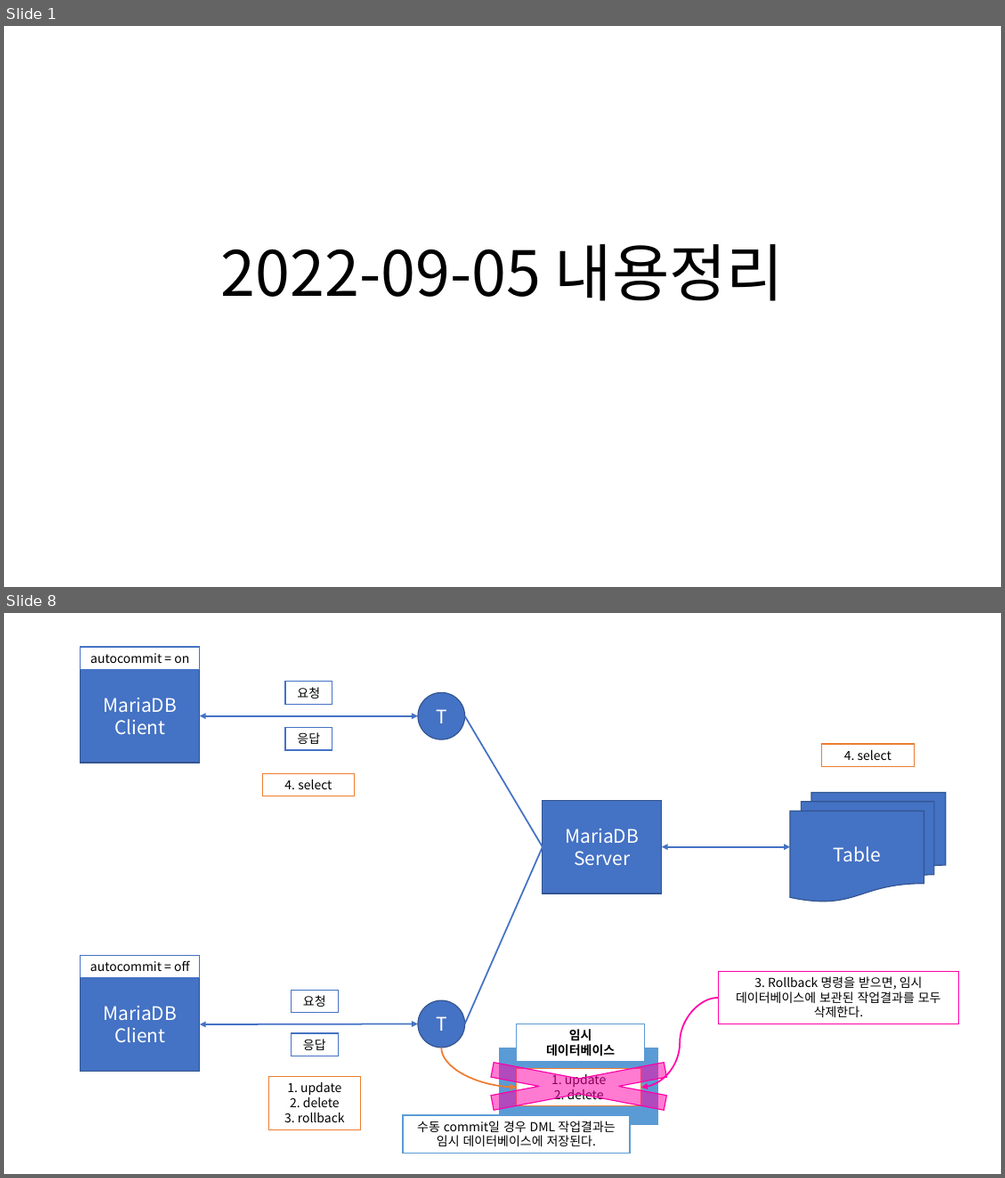
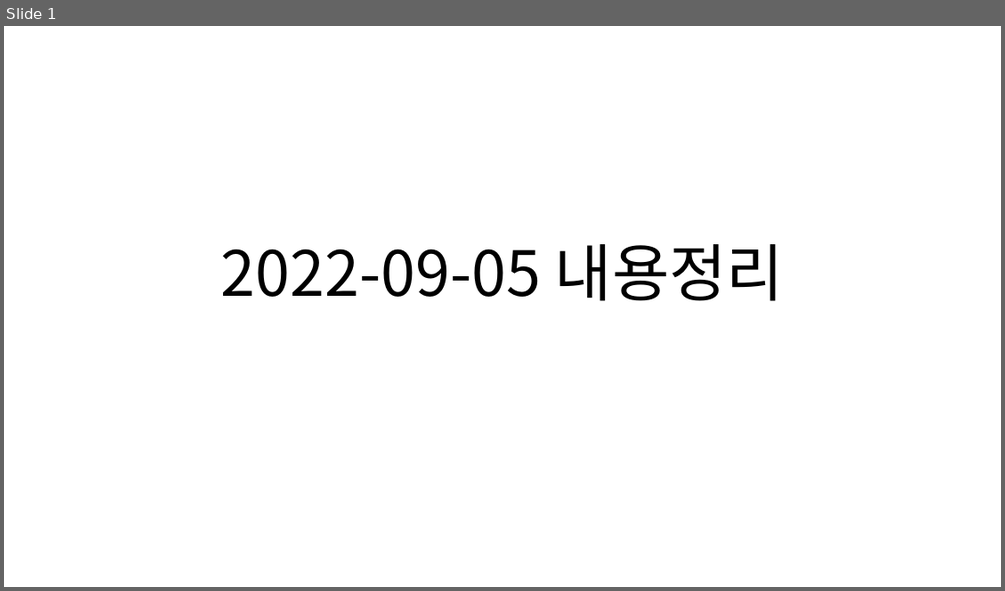
Before and after one commit to Dingadung/2022-study-workspace, a slide deck: study-note/데이터베이스/2022-09-05 내용정리.pptx. Shown one above the other, each under a label of ours: slides 1 and 8 before the commit, slide 1 after it; the slides between them are not shown. The pictures are 1005x1178 and 1005x591 pixels, drawn with LibreOffice and Linux fonts; fonts in the diff are those of the drawing. Boxes give left, top, right and bottom in pixels: in the first picture for what was removed or moved away, otherwise in the second. Text is boxed around its words. In the diff, an @@ line names an element or a change of style, - is before the commit and + after.

```diff
--- a/study-note/데이터베이스/2022-09-05 내용정리.pptx
+++ b/study-note/데이터베이스/2022-09-05 내용정리.pptx
@@ slide 8 removed at (x1=4, y1=613, x2=1001, y2=1174), background #FFFFFF @@
@@ rectangle removed at (x1=81, y1=647, x2=199, y2=669) @@
-autocommit = on
@@ rectangle removed at (x1=81, y1=670, x2=199, y2=763) @@
-MariaDB
-Client
@@ rectangle removed at (x1=285, y1=682, x2=332, y2=705) @@
-요청
@@ ellipse removed at (x1=418, y1=692, x2=465, y2=739) @@
-T
@@ double arrow removed from (200, 716) to (418, 716) @@
@@ line removed from (465, 716) to (542, 847) @@
@@ rectangle removed at (x1=285, y1=728, x2=332, y2=750) @@
-응답
@@ rectangle removed at (x1=822, y1=744, x2=914, y2=766) @@
-4. select
@@ rectangle removed at (x1=263, y1=774, x2=355, y2=796) @@
-4. select
@@ flow chart multidocument removed at (x1=790, y1=793, x2=946, y2=901) @@
-Table
@@ rectangle removed at (x1=542, y1=801, x2=662, y2=893) @@
-MariaDB
-Server
@@ line removed from (465, 1023) to (542, 847) @@
@@ double arrow removed from (662, 847) to (790, 847) @@
@@ rectangle removed at (x1=81, y1=955, x2=199, y2=977) @@
-autocommit = off
@@ rectangle removed at (x1=81, y1=978, x2=199, y2=1070) @@
-MariaDB
-Client
@@ rectangle removed at (x1=718, y1=971, x2=959, y2=1024) @@
-3. Rollback 명령을 받으면, 임시 데이터베이스에 보관된 작업결과를 모두 삭제한다.
@@ rectangle removed at (x1=291, y1=989, x2=339, y2=1013) @@
-요청
@@ ellipse removed at (x1=418, y1=1000, x2=465, y2=1047) @@
-T
@@ curved arrow removed from (718, 997) to (641, 1087) @@
@@ double arrow removed from (200, 1024) to (418, 1023) @@
@@ rectangle removed at (x1=291, y1=1033, x2=339, y2=1055) @@
-응답
@@ rectangle removed at (x1=517, y1=1023, x2=645, y2=1061) @@
-임시
-데이터베이스
@@ cross removed at (x1=413, y1=1054, x2=745, y2=1118) @@
@@ curved arrow removed from (442, 1047) to (517, 1087) @@
@@ rectangle removed at (x1=498, y1=1046, x2=659, y2=1126) @@
@@ rectangle removed at (x1=268, y1=1077, x2=361, y2=1130) @@
-1. update
-2. delete
-3. rollback
@@ rectangle removed at (x1=517, y1=1069, x2=641, y2=1106) @@
-1. update
-2. delete
@@ rectangle removed at (x1=403, y1=1115, x2=630, y2=1152) @@
-수동 commit일 경우 DML 작업결과는 임시 데이터베이스에 저장된다.
```
Also in this commit, not shown: 21 other slides removed, 4 other files.
